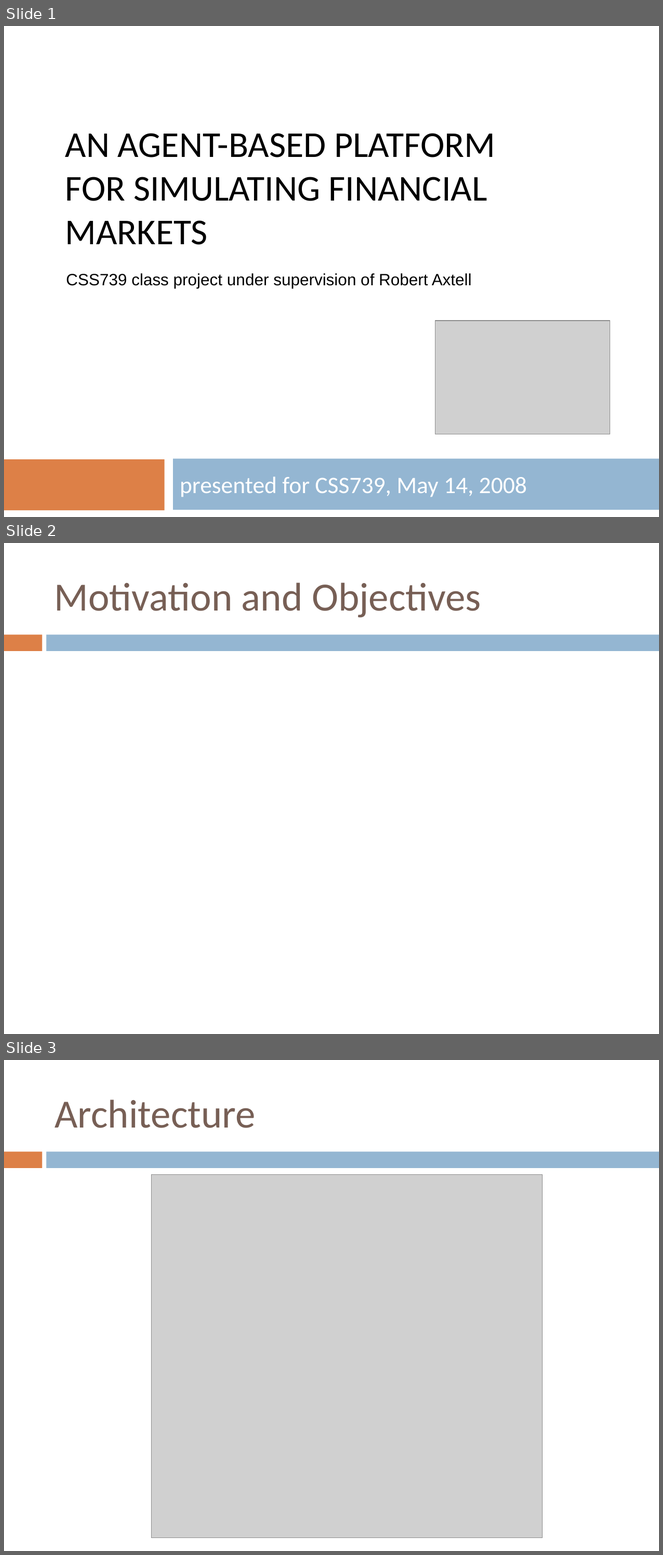
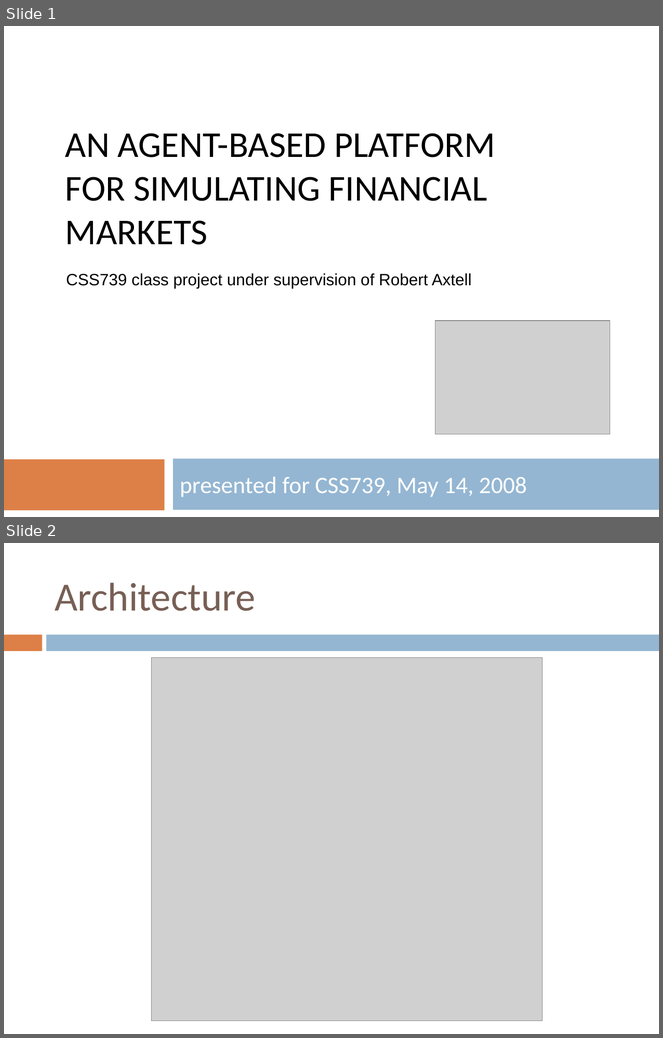
Before and after one commit to m-zbik/svnMASmm, a slide deck: documents/presentation/finalPresentation.ppt. Shown one above the other, each under a label of ours: slides 1, 2 and 3 before the commit, slides 1 and 2 after it. The pictures are 663x1555 and 663x1038 pixels, drawn with LibreOffice and Linux fonts; fonts in the diff are those of the drawing; grey boxes stand for pictures. Boxes give left, top, right and bottom in pixels: in the first picture for what was removed or moved away, otherwise in the second. Text is boxed around its words. In the diff, an @@ line names an element or a change of style, - is before the commit and + after.

```diff
--- a/documents/presentation/finalPresentation.ppt
+++ b/documents/presentation/finalPresentation.ppt
@@ slide 2 removed at (x1=4, y1=543, x2=659, y2=1034), background #FFFFFF; not listed: 2 template elements that a slide beside it also shows @@
@@ title removed at (x1=54, y1=583, x2=481, y2=617) @@
-Motivation and Objectives
@@ what was slide 3 is now slide 2 @@
```
Also in this commit, not shown: 4 other slides removed, 1 other file.
